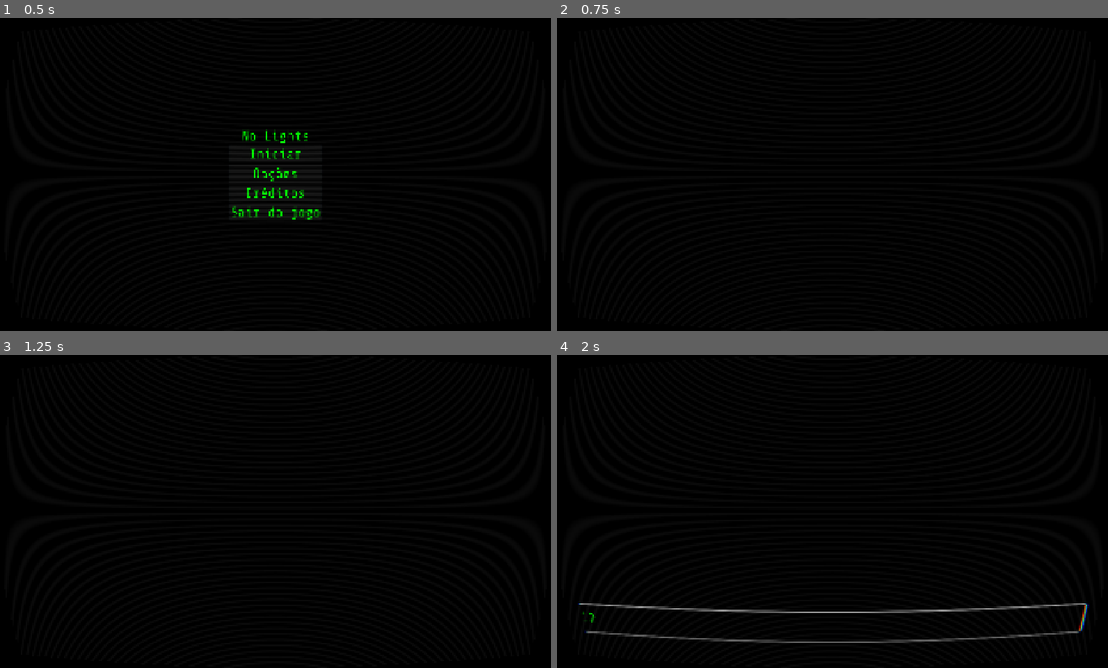
Above: before the commit, frames 1-4 (two rows, left to right).
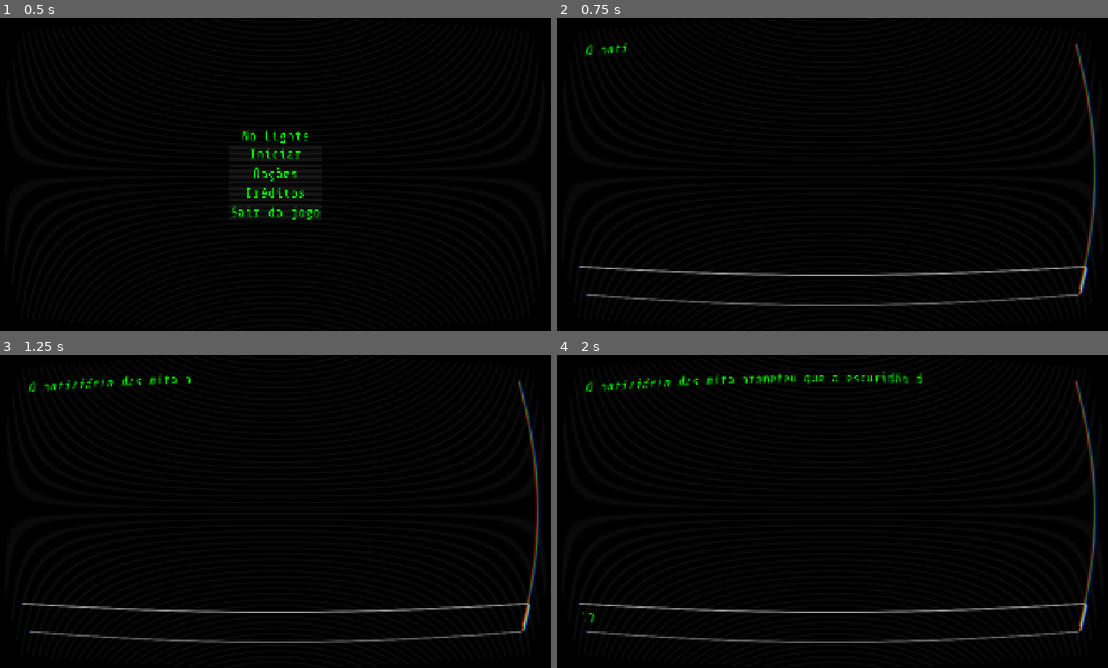
Above: after the commit, the same moments.

Repository: brenoASantana/no-lights
Game: Godot game, scene res://scenes/main_menu/main_menu.tscn
Same seed, same stepped clock (60 frames per second), same inputs: the game is played once before the commit and once after it.
Inputs (mouse positions are in pixels of both pictures, inside the frame that each line leads up to):
- Up to frame 1 (0.5 s): no input
- Up to frame 2 (0.75 s): click "Iniciar" at 0.5 s
- Up to frame 3 (1.25 s): no input
- Up to frame 4 (2 s): click (832, 627) at 1.27 s; type "12" at 1.35 s

Frame 1 is identical in both runs. In frame 2, 2.1% of the frame differs, in the area x 3-99%, y 8-92%; in frame 3, 2.4%, in the area x 3-99%, y 5-92%; in frame 4, 1.5%.
Error before the commit: Invalid access to property or key 'introducao' on a base object of type 'Dictionary'. (res://scenes/terminal/terminalScreen.gd:12)

Commit message:
feat: atualizar a história e corrigir a sala inicial do jogo

Diff:
--- a/data/story.json
+++ b/data/story.json
@@ -1,53 +1,59 @@
 {
   "prologo": [
-	"O Sol não nasceu hoje. A luz simplesmente desistiu de existir...",
-    "A temperatura cai vertiginosamente. O ar fica pesado."
+	"O noticiário das oito prometeu que a escuridão do eclipse duraria apenas algumas horas. Eles mentiram.",
+	"O relógio no canto da tela pisca 08:42 da manhã, mas além do vidro da janela, o céu é um oceano absoluto e sufocante de piche. O Sol simplesmente desistiu de nascer.",
+	"Você afasta o mouse inútil para o lado, empurrando-o para as sombras da escrivaninha. Neste novo mundo, não há mais para onde apontar ou clicar.",
+	"Seus pulsos pesam e afundam sobre a madeira fria. O plástico áspero das teclas mecânicas é a única coisa tangível e real sob seus dedos.",
+	"O silêncio na casa é sepulcral, quebrado apenas pelo zumbido elétrico e pelo brilho neon verde deste velho monitor de tubo.",
+	"A temperatura despenca. O ar fica pesado, exigindo esforço para encher os pulmões.",
+    "A luz estática da tela projeta sua silhueta na parede atrás da cadeira... E então, você percebe que a sua sombra acabou de se mover, mas você não."
   ],
   "comodos": {
-	"quarto": {
-	  "descricao": "Um cômodo claustrofóbico. A única luz vem da estática deste terminal. Há uma porta, uma janela com o vidro trincado.",
+	"escritorio": {
+	  "descricao": "Seu santuário e sua prisão. O brilho verde do monitor banha a escrivaninha bagunçada. O ar cheira a poeira e ozônio. Há uma porta à sua frente, e uma janela pesada à esquerda.",
 	  "olhar": {
-		"janela": "A janela está trancada por fora. Pela fresta, um vento com cheiro de mato úmido entra no quarto.",
-		"porta": "Uma porta de madeira maciça. Trancada. Tem uma fechadura antiga.",
-		"chao": "O assoalho de madeira range. O recorte de jornal parece estar sujo de terra."
+		"janela": "O vidro está embaçado e gelado. O breu lá fora é tão espesso que parece engolir a luz do monitor. Pela fresta, entra um cheiro forte de terra úmida e mato amassado.",
+		"porta": "Uma porta de madeira maciça. Trancada por dentro. A maçaneta de metal está coberta de condensação.",
+		"mesa": "O teclado clica sob seus dedos. Ao lado do monitor, há uma xícara de café frio e uma gaveta entreaberta.",
+		"chao": "Pilhas de papéis inúteis se perdem nas sombras do chão. Entre eles, um jornal que você não se lembra de ter trazido para dentro."
 	  },
 	  "itens": {
 		"chave": {
-		  "texto": "Você tateia o rodapé e seus dedos batem em um metal pesado. Você pegou a Chave Enferrujada.",
+		  "texto": "Você puxa a gaveta emperrada da escrivaninha. Entre clipes enferrujados e fios antigos, você encontra a Chave do Escritório.",
 		  "event_sound": "pegar_chave"
 		},
 		"lanterna": {
-		  "texto": "Você abre a gaveta e encontra uma lanterna plástica. Está sem pilhas.",
+		  "texto": "Escondida atrás do monitor, você encontra uma lanterna plástica. O interruptor clica seco. Está sem pilhas.",
 		  "event_sound": "pegar_plastico"
 		}
 	  },
 	  "documentos": {
 		"jornal": {
-		  "texto": "As autoridades pedem calma... (Ela com certeza ouviu você).",
+		  "texto": "É um diário local antigo, com as bordas rasgadas. A manchete alerta sobre o 'Terror do Norte'. As autoridades pedem calma diante dos relatos de assobios estridentes na madrugada... (O papel está manchado de lama fresca. Ela com certeza sabe que você está lendo isso).",
 		  "event_sound": "whisper_matinta"
 		}
 	  },
 	  "interacoes": {
 		"porta": {
 		  "requer": "chave",
-		  "texto_sucesso": "Você insere a chave enferrujada. O trinco estala e a porta se abre rangendo, revelando a escuridão do corredor.",
+		  "texto_sucesso": "Você insere a chave e gira. A fechadura estala alto quebrando o silêncio. A porta do escritório se abre lentamente, revelando a escuridão densa do corredor.",
 		  "event_sound": "porta_destrancando",
-		  "texto_falha": "A porta está trancada. Você precisa de algo para abrir isso."
+		  "texto_falha": "A maçaneta não cede. Você trancou a porta ontem à noite e precisa da chave para sair daqui."
 		}
 	  }
 	},
 	"corredor": {
-	  "descricao": "Um corredor longo e estreito. O papel de parede está descascando. Você pode ir para o 'banheiro', 'escritorio' ou 'sala'."
+	  "descricao": "Um corredor longo e absurdamente estreito. O papel de parede floral descasca como pele morta. A partir daqui, você pode ir para o 'quarto', 'banheiro' ou tentar a 'sala'."
+	},
+	"quarto": {
+	  "descricao": "O ar aqui é ainda mais gélido. A cama está desarrumada, como se algo grande tivesse acabado de levantar dela."
 	},
 	"banheiro": {
-	  "descricao": "O cheiro de mofo é insuportável. O espelho está quebrado."
-	},
-	"escritorio": {
-	  "descricao": "Livros espalhados pelo chão. Há um cofre enferrujado na parede."
+	  "descricao": "O cheiro de mofo é sufocante. A água pinga lentamente da torneira. O espelho sobre a pia está estilhaçado."
 	},
 	"sala": {
-	  "descricao": "A porta da frente está logo ali. Mas há algo bloqueando a saída."
+	  "descricao": "A porta da rua está logo ali. Mas a mobília foi toda arrastada para bloqueá-la."
 	}
   },
-  "ajuda": "Comandos válidos: olhar [objeto], pegar [objeto], ler [documento], usar [objeto] em [alvo]. Exemplo: 'pegar chave'."
+  "ajuda": "Comandos válidos: olhar [objeto], pegar [objeto], ler [documento], usar [item] [alvo]. Exemplo: 'olhar mesa'."
 }
--- a/globals/system.gd
+++ b/globals/system.gd
@@ -13,7 +13,7 @@
 var pages: Dictionary = { }
 
 var inventory: Array = []
-var current_room: String = "quarto" # O jogo sempre começa aqui
+var current_room: String = "escritorio" # O jogo sempre começa aqui
 
 
 func _ready() -> void:
--- a/scenes/terminal/terminalScreen.gd
+++ b/scenes/terminal/terminalScreen.gd
@@ -9,7 +9,7 @@
 	AudioGlobal.stop_music()
 	AudioGlobal.play_music(soundtrack)
 
-	var array_introducao = System.pages["introducao"]
+	var array_introducao = System.pages["prologo"]
 	var texto_completo = "\n".join(array_introducao)
 
 	_print_terminal(texto_completo + "\n\nDigite 'olhar quarto' para começar ou 'ajuda' para comandos.")
